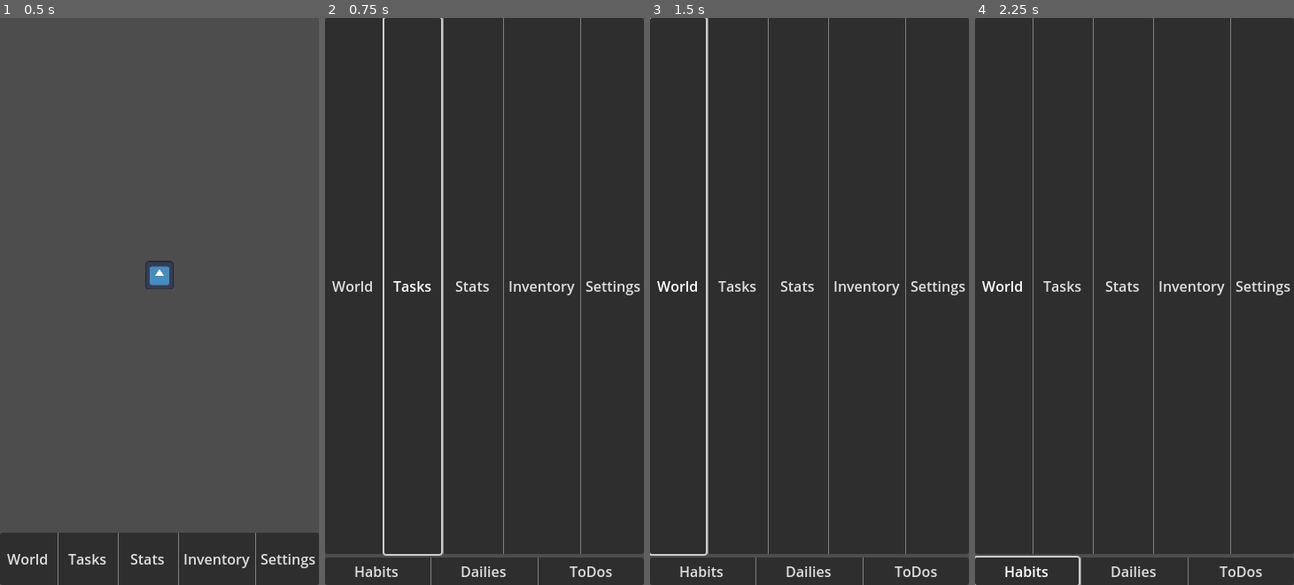
Above: before the commit, frames 1-4 (left to right).
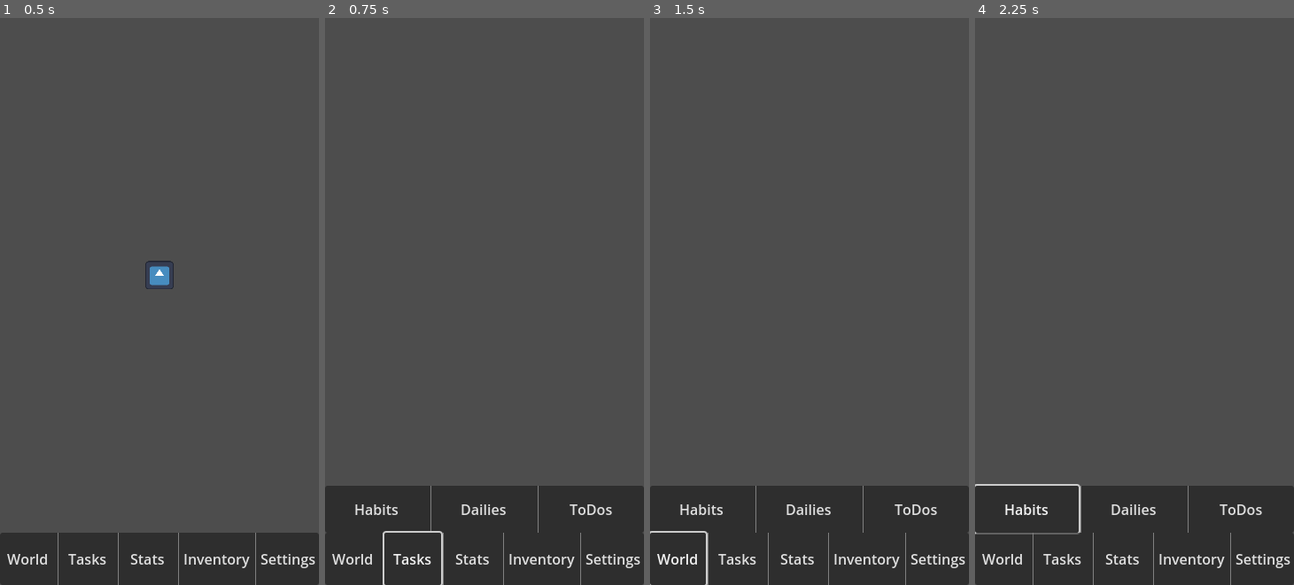
Above: after the commit, the same moments.

Repository: Knight-XAura/TaskRPG
Game: Godot game, scene res://main.tscn
The game is run twice, just before and just after one commit, with the same random seed, the same clock (stepped at 60 frames per second) and the same inputs. The project has no main scene, so this scene is started directly. The engine's default icon, where the game draws it, is replaced by a stand-in: a white triangle on a blue panel in a dark square.
Inputs:
- Up to frame 1 (0.5 s): no input
- Up to frame 2 (0.75 s): click "Tasks" at 0.5 s
- Up to frame 3 (1.5 s): click "World" at 1.25 s
- Up to frame 4 (2.25 s): click "Habits" at 2 s

Frame 1 is identical in both runs. In frame 2, 85% of the frame differs, in the area x 0-100%, y 0-100%; in frame 3, 85%; in frame 4, 85%.

Commit message:
Removed groups and worked on fixing HUD UI

Diff:
--- a/Main.gd
+++ b/Main.gd
@@ -4,10 +4,21 @@
 
 var tasks_scene: PackedScene = preload("res://menu/tasks/tasks.tscn")
 
-@onready var current_tab: Control = svp_container
+enum MENU_TABS {
+	SVPCONTAINER = 0,
+	TASKS = 1
+}
+
+var current_tab: int = MENU_TABS.SVPCONTAINER
+
+@onready var cached_tab: Control = svp_container
 
 func _on_tasks_pressed() -> void:
-	var tasks: VBoxContainer = tasks_scene.instantiate()
-	add_child(tasks, true) #Need to make this move or be added to the top above or below SVPContainer
-	current_tab.hide()
-	current_tab = tasks
+	if current_tab != MENU_TABS.TASKS:
+		var tasks: VBoxContainer = tasks_scene.instantiate()
+		add_child(tasks, true)
+		move_child(tasks, 1)
+		cached_tab.hide()
+		cached_tab = tasks
+		current_tab = MENU_TABS.TASKS
+# This needs more work with the variables and see if we can remove move_child
--- a/main.tscn
+++ b/main.tscn
@@ -1,8 +1,7 @@
-[gd_scene load_steps=4 format=3 uid="uid://bwugcfpfnirpo"]
+[gd_scene load_steps=3 format=3 uid="uid://bwugcfpfnirpo"]
 
 [ext_resource type="Script" path="res://Main.gd" id="1_8c7xw"]
 [ext_resource type="PackedScene" uid="uid://4vjtgr2ew5bi" path="res://menu/world/world.tscn" id="1_w8jnb"]
-[ext_resource type="ButtonGroup" uid="uid://clcx2yc5fgav4" path="res://menu/tabs_group.tres" id="2_6t6hm"]
 
 [node name="Main" type="Node"]
 
@@ -22,7 +21,6 @@
 [node name="SVPContainer" type="SubViewportContainer" parent="HUD/Main"]
 layout_mode = 2
 size_flags_vertical = 3
-size_flags_stretch_ratio = 10.0
 stretch = true
 
 [node name="SubViewport" type="SubViewport" parent="HUD/Main/SVPContainer"]
@@ -37,6 +35,7 @@
 [node name="MenuContainer" type="PanelContainer" parent="HUD/Main"]
 layout_mode = 2
 size_flags_vertical = 3
+size_flags_stretch_ratio = 0.1
 
 [node name="Menu" type="HBoxContainer" parent="HUD/Main/MenuContainer"]
 layout_mode = 2
@@ -45,8 +44,6 @@
 [node name="World" type="Button" parent="HUD/Main/MenuContainer/Menu"]
 layout_mode = 2
 size_flags_horizontal = 3
-toggle_mode = true
-button_group = ExtResource("2_6t6hm")
 text = "World"
 flat = true
 
@@ -57,8 +54,6 @@
 [node name="Tasks" type="Button" parent="HUD/Main/MenuContainer/Menu"]
 layout_mode = 2
 size_flags_horizontal = 3
-toggle_mode = true
-button_group = ExtResource("2_6t6hm")
 text = "Tasks"
 flat = true
 
@@ -69,8 +64,6 @@
 [node name="Stats" type="Button" parent="HUD/Main/MenuContainer/Menu"]
 layout_mode = 2
 size_flags_horizontal = 3
-toggle_mode = true
-button_group = ExtResource("2_6t6hm")
 text = "Stats"
 flat = true
 
@@ -81,8 +74,6 @@
 [node name="Inventory" type="Button" parent="HUD/Main/MenuContainer/Menu"]
 layout_mode = 2
 size_flags_horizontal = 3
-toggle_mode = true
-button_group = ExtResource("2_6t6hm")
 text = "Inventory"
 flat = true
 
@@ -93,8 +84,6 @@
 [node name="Settings" type="Button" parent="HUD/Main/MenuContainer/Menu"]
 layout_mode = 2
 size_flags_horizontal = 3
-toggle_mode = true
-button_group = ExtResource("2_6t6hm")
 text = "Settings"
 flat = true
 
--- a/menu/tabs_group.tres
+++ /dev/null
@@ -1,3 +0,0 @@
-[gd_resource type="ButtonGroup" format=3 uid="uid://clcx2yc5fgav4"]
-
-[resource]
--- a/menu/tasks/tasks.tscn
+++ b/menu/tasks/tasks.tscn
@@ -1,6 +1,4 @@
-[gd_scene load_steps=2 format=3 uid="uid://v7rvr1evp7ya"]
-
-[ext_resource type="ButtonGroup" uid="uid://1aycl1lsjm7p" path="res://menu/tasks/tasks_group.tres" id="1_06nmg"]
+[gd_scene format=3 uid="uid://v7rvr1evp7ya"]
 
 [node name="Tasks" type="VBoxContainer"]
 anchors_preset = 15
@@ -8,11 +6,12 @@
 anchor_bottom = 1.0
 grow_horizontal = 2
 grow_vertical = 2
+size_flags_horizontal = 3
+size_flags_vertical = 3
 
 [node name="ScrollContainer" type="ScrollContainer" parent="."]
 layout_mode = 2
 size_flags_vertical = 3
-size_flags_stretch_ratio = 10.0
 
 [node name="Control" type="Control" parent="ScrollContainer"]
 layout_mode = 2
@@ -22,6 +21,7 @@
 [node name="TaskMenuContainer" type="PanelContainer" parent="."]
 layout_mode = 2
 size_flags_vertical = 3
+size_flags_stretch_ratio = 0.1
 
 [node name="TaskMenu" type="HBoxContainer" parent="TaskMenuContainer"]
 layout_mode = 2
@@ -32,8 +32,6 @@
 [node name="Habits" type="Button" parent="TaskMenuContainer/TaskMenu"]
 layout_mode = 2
 size_flags_horizontal = 3
-toggle_mode = true
-button_group = ExtResource("1_06nmg")
 text = "Habits"
 flat = true
 
@@ -44,8 +42,6 @@
 [node name="Dailies" type="Button" parent="TaskMenuContainer/TaskMenu"]
 layout_mode = 2
 size_flags_horizontal = 3
-toggle_mode = true
-button_group = ExtResource("1_06nmg")
 text = "Dailies"
 flat = true
 
@@ -56,7 +52,5 @@
 [node name="ToDos" type="Button" parent="TaskMenuContainer/TaskMenu"]
 layout_mode = 2
 size_flags_horizontal = 3
-toggle_mode = true
-button_group = ExtResource("1_06nmg")
 text = "ToDos"
 flat = true
--- a/menu/tasks/tasks_group.tres
+++ /dev/null
@@ -1,3 +0,0 @@
-[gd_resource type="ButtonGroup" format=3 uid="uid://1aycl1lsjm7p"]
-
-[resource]
